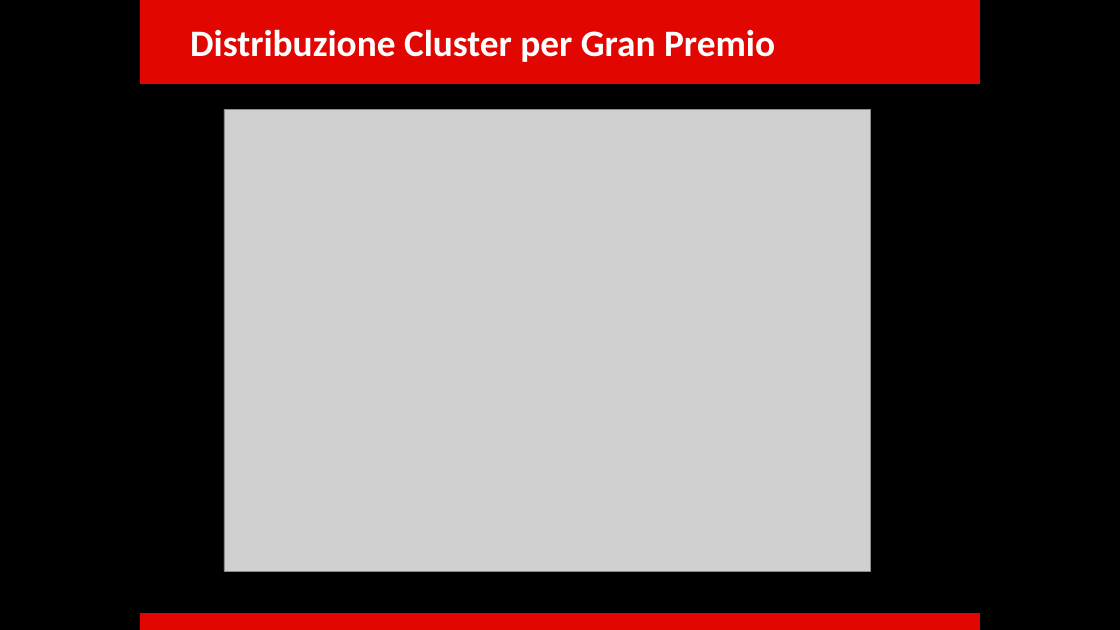
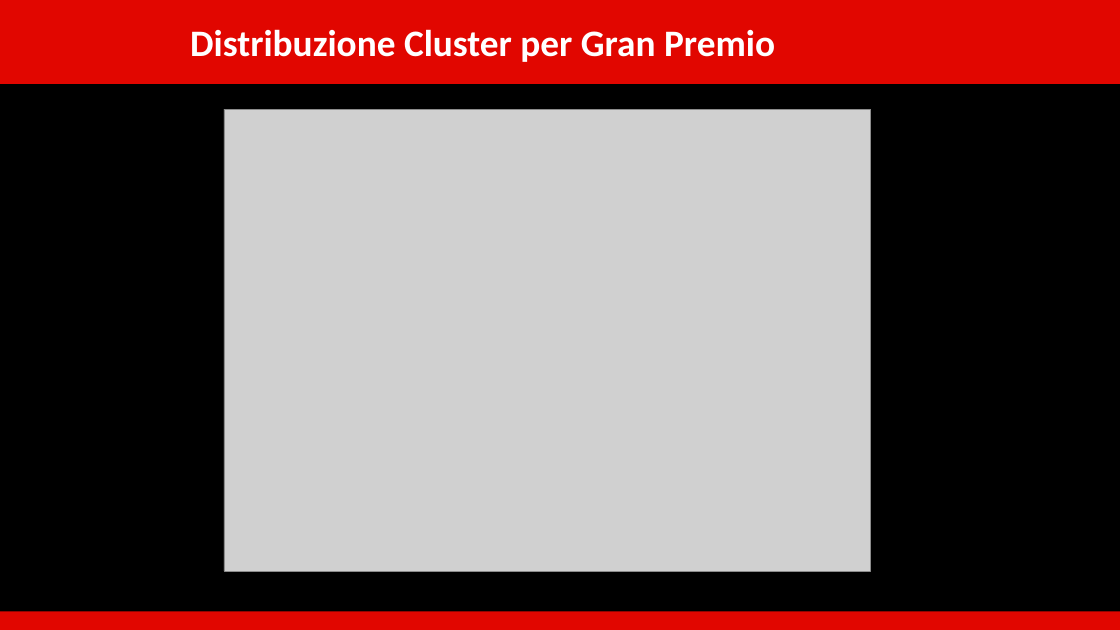
Before and after one commit to WBOnCedR/Stili_di_guida_f1, a slide deck: slide 14 of presentazione_F1_10min.pptx (slide 12 before the commit). Drawn at 1120x630 pixels with LibreOffice and Linux fonts; fonts in the diff are those of the drawing; grey boxes stand for pictures. Boxes give left, top, right and bottom in pixels: in the first picture for what was removed or moved away, otherwise in the second. Text is boxed around its words. In the diff, an @@ line names an element or a change of style, - is before the commit and + after.

```diff
--- a/presentazione_F1_10min.pptx
+++ b/presentazione_F1_10min.pptx
@@ rectangle: place and size @@
-rectangle at [140, 0, 981, 84]
+rectangle at [0, 0, 1120, 84]
@@ rectangle: place and size @@
-rectangle at [140, 613, 981, 630]
+rectangle at [0, 612, 1120, 630]
@@ rectangle at [0, 612, 1120, 630]: mirrored @@
```
Also in this commit, not shown: 14 other slides changed, 3 slides added, 12 other files.
